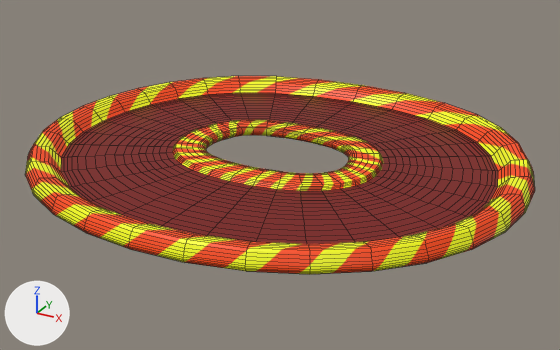
An edit to the Blender file Mesh/raceway.blend, drawn before and after from the same camera.
One viewpoint serves both versions: a camera (50 mm lens) standing at (49.6, -25.7, 16.0) and looking at (30.8, 8.4, -1.0). Lighting does not change. The marker at lower left points along +X, +Y and +Z. The older version comes first. Mesh edges are drawn as thin lines.

Before the edit, the objects in view are built like this:
```python
me_béziercurve_001 = bpy.data.meshes.new('BézierCurve.001')
me_béziercurve_001.from_pydata(...)  # 128 vertices, 128 faces; spans x -13.5..14.6, y -3.7..21.2, z -0.5..0.8
me_béziercurve_001.polygons.foreach_set('use_smooth', [True] * 128)
# faces by material slot: [96, 32]
me_béziercurve_001.materials.append(mat_material_002)
me_béziercurve_001.materials.append(mat_material_001)  # dark red #7a0600
ob_profile = bpy.data.objects.new('profile', me_béziercurve_001)
ob_profile.location = (29.88, 0.0, 0.0)
_m = ob_profile.modifiers.new('Subdivision', 'SUBSURF')
```
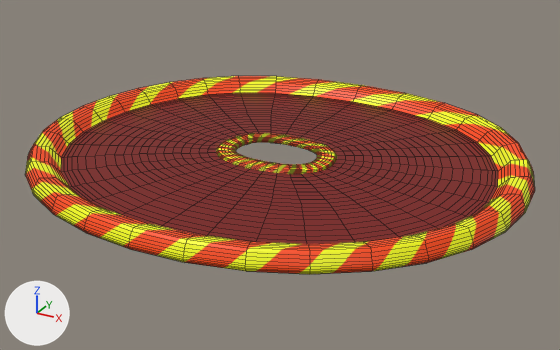
The change, as a list of edits to the scene's bpy script:
```text
Change me_béziercurve_001:
    used by ob_profile; location = (29.88, 0.0, 0.0)
    remove me_béziercurve_001.from_pydata(...)  # 128 vertices, 128 faces; spans x -13.5..14.6, y -3.7..21.2, z -0.5..0.8
    add me_béziercurve_001.from_pydata(...)  # 136 vertices, 136 faces; spans x -13.5..14.6, y -3.7..21.2, z -0.5..0.8
    me_béziercurve_001 part 1
    8 faces are deleted
    48 vertices move from x -5.6..6.6, y 4.4..13.5, z -0.5..0.2 to x -5.0..6.0, y 4.6..13.2, z -0.3..0.1
    8 vertices are added at x -2.2..3.2, y 7.1..10.7, z 0.1
    16 new faces join them, mat_material_002
    me_béziercurve_001 part 2: 8 faces spanning x -5.0..6.0, y 4.6..13.2, z 0.0 switch from mat_material_002 to mat_material_001 (dark red #7a0600)
```

Location of each change, (x1, y1, x2, y2) in pixels of the pictures (560 x 350 px; the box of a moved part takes in the faces that stretch with it):
part 1 of me_béziercurve_001, moved or reshaped: before (145, 114, 411, 204); after (147, 115, 409, 203)
part 2 of me_béziercurve_001, recoloured: before (172, 144, 383, 191); after (181, 124, 373, 188)
